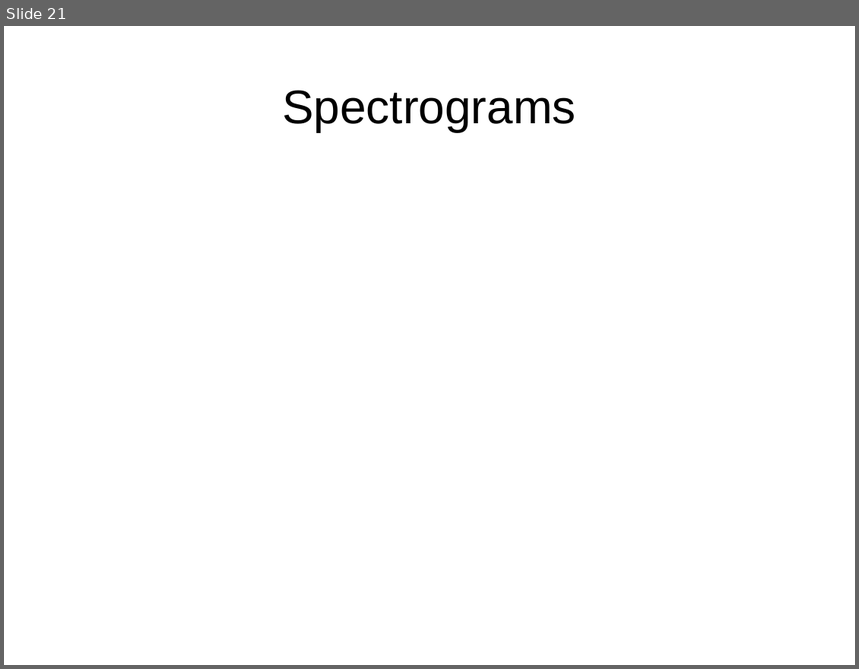
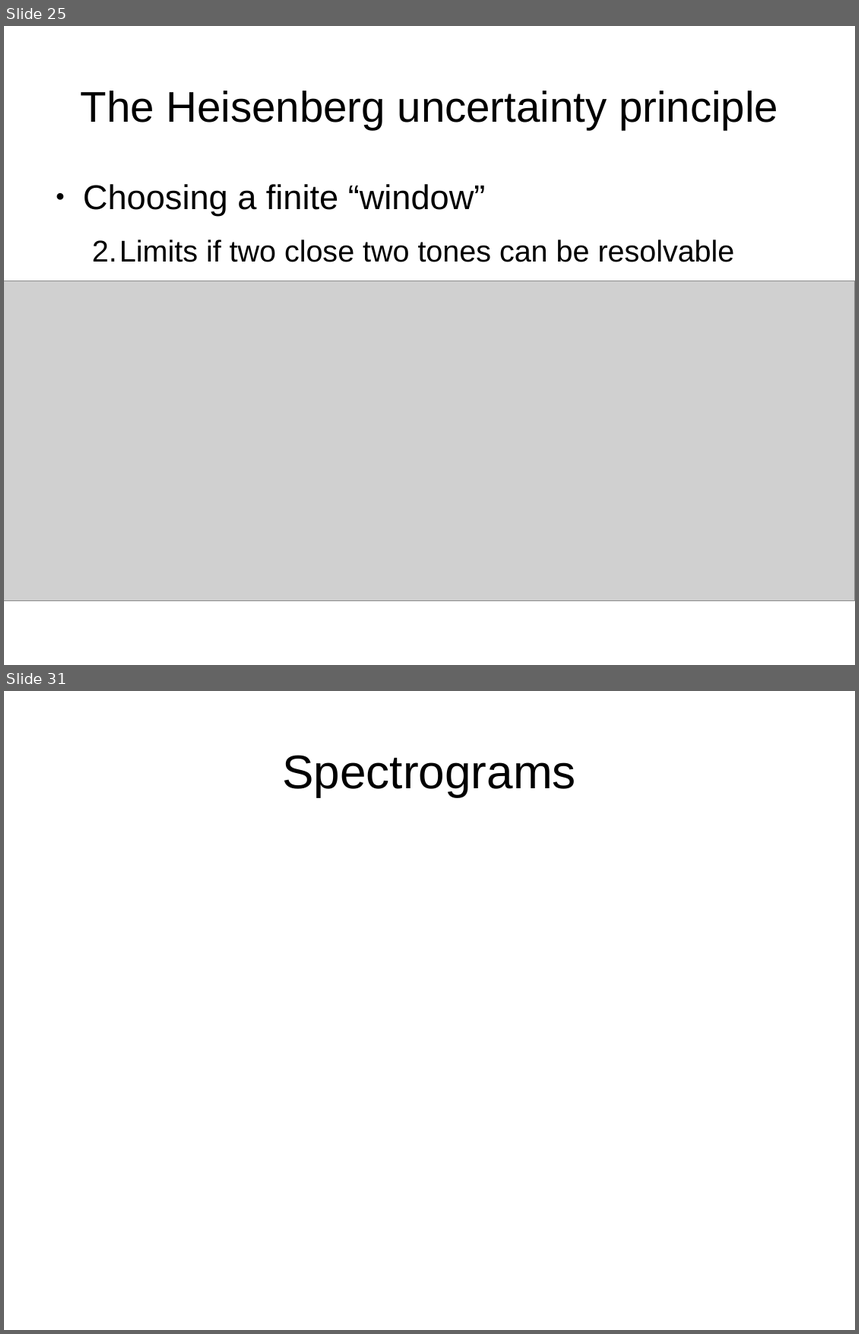
Before and after one commit to weegreenblobbie/sd_audio_hackers, a slide deck: spectrograms_explained/presentation_spectrograms_explained.odp. Shown one above the other, each under a label of ours: slide 21 before the commit, slides 25 and 31 after it; the slides between them are not shown. The pictures are 859x669 and 859x1334 pixels, drawn with LibreOffice and Linux fonts; fonts in the diff are those of the drawing; grey boxes stand for pictures. Boxes give left, top, right and bottom in pixels: in the first picture for what was removed or moved away, otherwise in the second. Text is boxed around its words. In the diff, an @@ line names an element or a change of style, - is before the commit and + after.

```diff
--- a/spectrograms_explained/presentation_spectrograms_explained.odp
+++ b/spectrograms_explained/presentation_spectrograms_explained.odp
@@ slide 25 added at [4, 26, 855, 665], background #FFFFFF @@
@@ title added at [81, 91, 778, 129], 40 pt, text #000000 @@
+The Heisenberg uncertainty principle
@@ text added at [83, 184, 735, 262], 28 pt, text #000000 @@
+● Choosing a finite “window”
+  2. Limits if two close two tones can be resolvable
@@ picture added at [4, 281, 855, 601] @@
@@ what was slide 21 is now slide 31 @@
```
Also in this commit, not shown: 12 slides changed, 9 other slides added, 2 other files.
